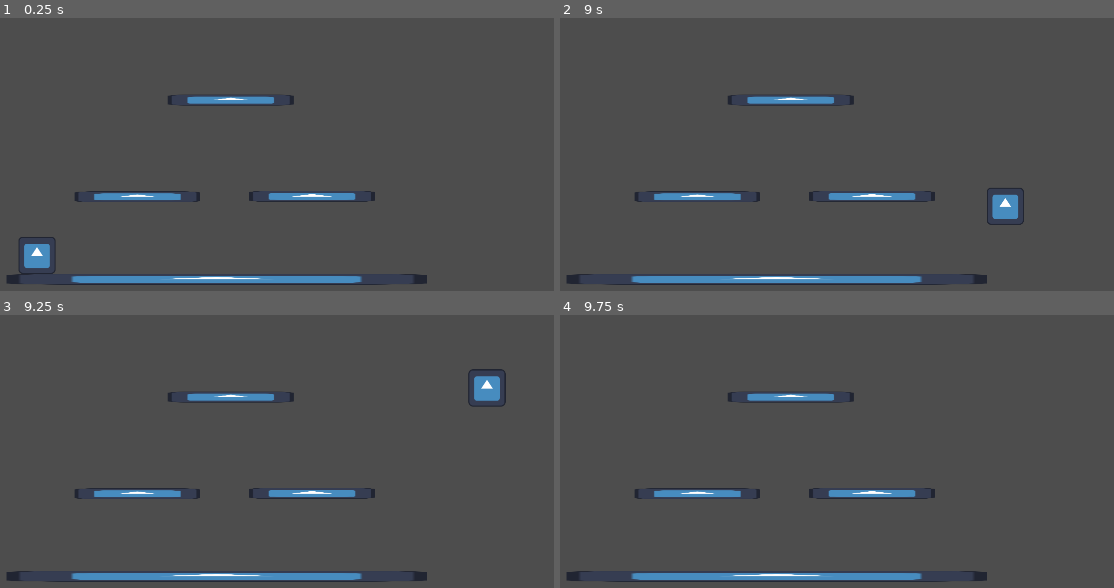
Above: before the commit, frames 1-4 (two rows, left to right).
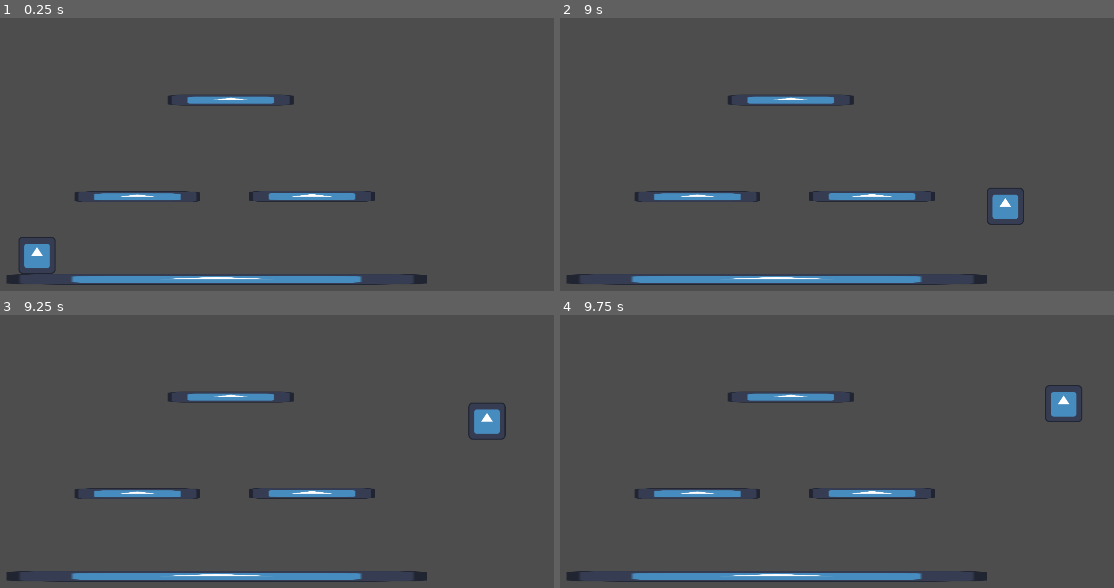
Above: after the commit, the same moments.

Repository: RealityGalaxy/Varis
Game: Godot game, scene res://scenes/level.tscn
The game is run twice, just before and just after one commit, with the same random seed, the same clock (stepped at 60 frames per second) and the same inputs. The engine's default icon, where the game draws it, is replaced by a stand-in: a white triangle on a blue panel in a dark square.
Inputs:
- Up to frame 1 (0.25 s): no input
- Up to frame 2 (9 s): tap Enter at 0.5 s; hold Right (right) 0.53-2.03 s; tap Up (up) at 0.6, 0.77, 1.07, 1.35, 1.52, 1.82, 2.1, 2.85, 3.02, 3.32, 3.6, 3.77, 4.07, 4.35, 4.52, 4.82, 5.1, 5.85, 6.02, 6.32, 6.6, 6.77, 7.07, 7.35, 7.52, 7.82, 8.1, 8.85 s; hold Left (left) 2.03-2.78 s; hold Right (right) 2.78-4.28 s; hold Left (left) 4.28-5.03 s; hold Right (right) 5.03-5.78 s; hold Left (left) 5.78-7.28 s; hold Right (right) from 7.28 s (still down)
- Up to frame 3 (9.25 s): keep holding Right (right); tap Up (up) at 9.02 s
- Up to frame 4 (9.75 s): tap Up (up) at 9.32, 9.6 s; release Right (right) at 9.53 s; hold Left (left) from 9.53 s (still down)

Frames 1-2 are identical in both runs. In frame 3, 1.1% of the frame differs, in the area x 84-92%, y 19-46%; in frame 4, 0.5%.

Commit message:
changed double jump speed

Diff:
--- a/Varis/scripts/Character.gd
+++ b/Varis/scripts/Character.gd
@@ -31,11 +31,10 @@
 			jumps_left -= 1
 
 			if vel.y < double_jump_speed:
-				vel.y -= abs(double_jump_speed) / (abs(vel.y)+1000) * abs(double_jump_speed)
-			elif vel.y < 0:
+				vel.y -= abs(double_jump_speed) / (abs(vel.y)+4000) * abs(double_jump_speed)
+			else:
 				vel.y += double_jump_speed
-			else:
-				vel.y = double_jump_speed
+				vel.y = clamp(vel.y, jump_speed, double_jump_speed)
 
 	velocity = vel
 	move_and_slide()
